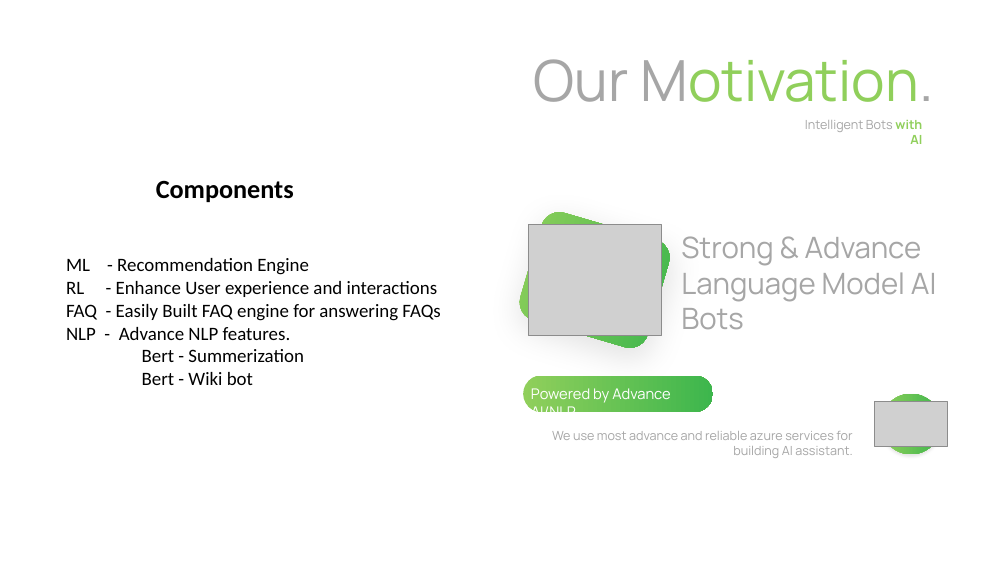
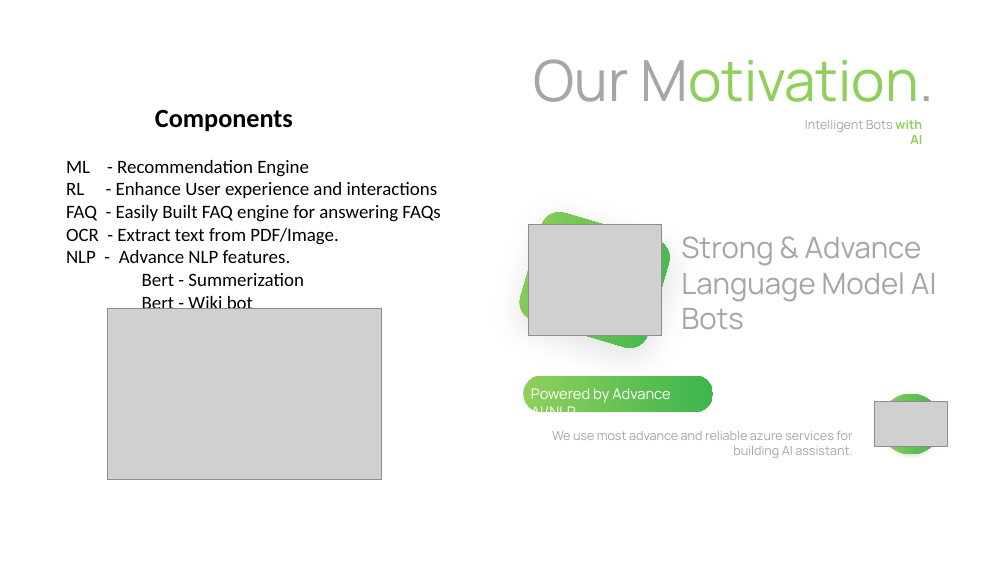
Before and after one commit to YeshwanthSaiM/Smartie-EXL-Hackthon, a slide deck: slide 3 of Smartie - A Smarter way of building AI bots.pptx. Drawn at 1008x567 pixels with LibreOffice and Linux fonts; fonts in the diff are those of the drawing; grey boxes stand for pictures. Boxes give left, top, right and bottom in pixels: in the first picture for what was removed or moved away, otherwise in the second. Text is boxed around its words. In the diff, an @@ line names an element or a change of style, - is before the commit and + after.

```diff
--- a/Smartie - A Smarter way of building AI bots.pptx
+++ b/Smartie - A Smarter way of building AI bots.pptx
@@ text "Components": place and size @@
-text "Components" at <box>156,180,294,202</box>
+text "Components" at <box>155,109,293,131</box>
@@ text "ML - Recommendation Engine": place and size @@
-text "ML - Recommendation Engine" at <box>66,258,440,385</box>
+text "ML - Recommendation Engine" at <box>66,160,440,309</box>
@@ text at <box>66,228,339,245</box>: paragraph added @@
+OCR - Extract text from PDF/Image.
@@ picture added at <box>107,309,382,479</box> @@
```
Also in this commit, not shown: 2 other slides changed, 3 slides removed, 5 other files.
